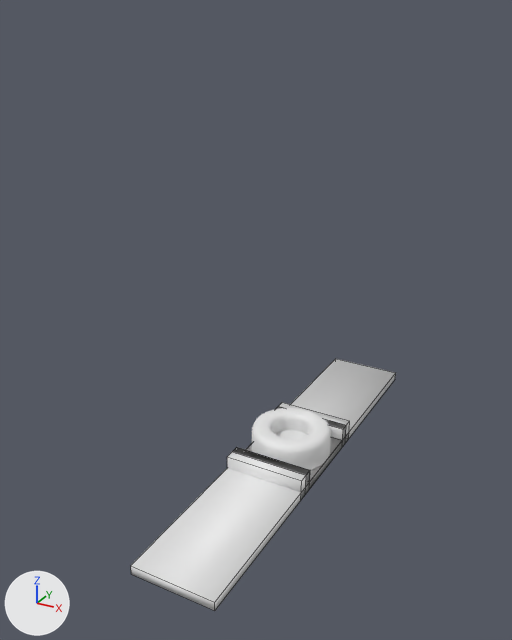
An edit to the Blender file go-karts.blend, drawn before and after from the same camera.
Before and after are seen from a camera (50 mm lens) standing at (1.57, -2.86, 2.15) and looking at (0.09, -0.17, 0.81). Arrows for +X, +Y and +Z are at lower left; the lights stay in place. Mesh edges are drawn as thin lines on the coarser meshes.

In view in the first picture: 'Side Left', 'Side Right', 'Tires', 'Track'.
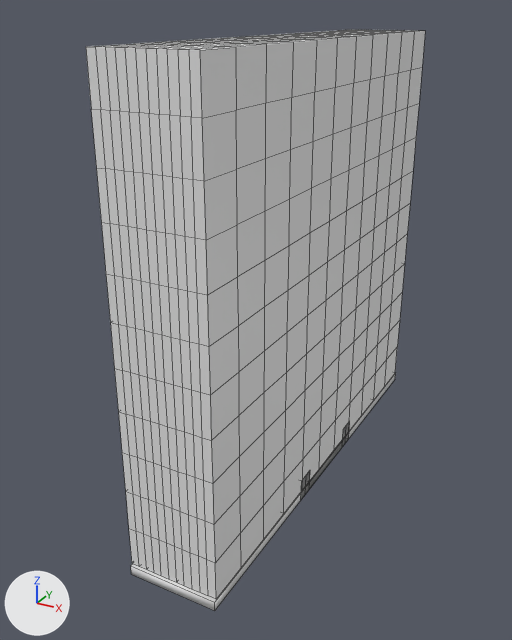
Commit message: Change diag flat mask to 3 sections

Pixel boxes [x1, y1, x2, y2] of what changed, in the pictures (512 x 640 px):
'Mask', shown
    after: [86, 30, 425, 599]
'Track', unchanged, covered by the edit
    before: [131, 359, 396, 611]
    after: [131, 373, 396, 611]
'Tires', unchanged, covered by the edit
    before: [252, 408, 331, 470]
    after: [327, 441, 328, 459]
'Side Left', unchanged, covered by the edit
    before: [227, 407, 346, 497]
    after: [301, 426, 346, 497]

The change, as a diff of the scene's bpy script:
```diff
--- a/go-karts.blend.py
+++ b/go-karts.blend.py
@@ ob_mask @@
 ob_mask.location = (0.0, 0.0, 0.0)
-ob_mask.hide_set(True)
```
